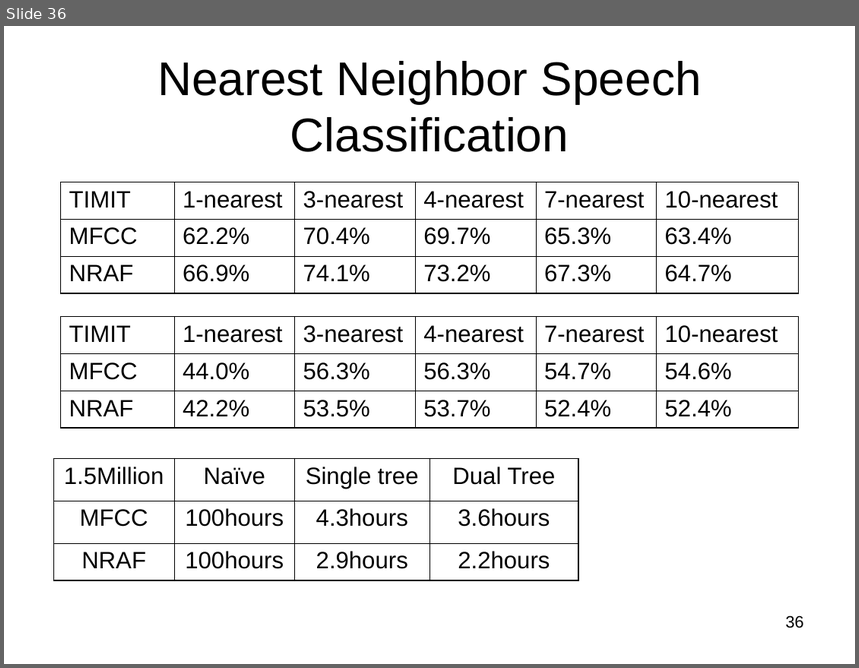
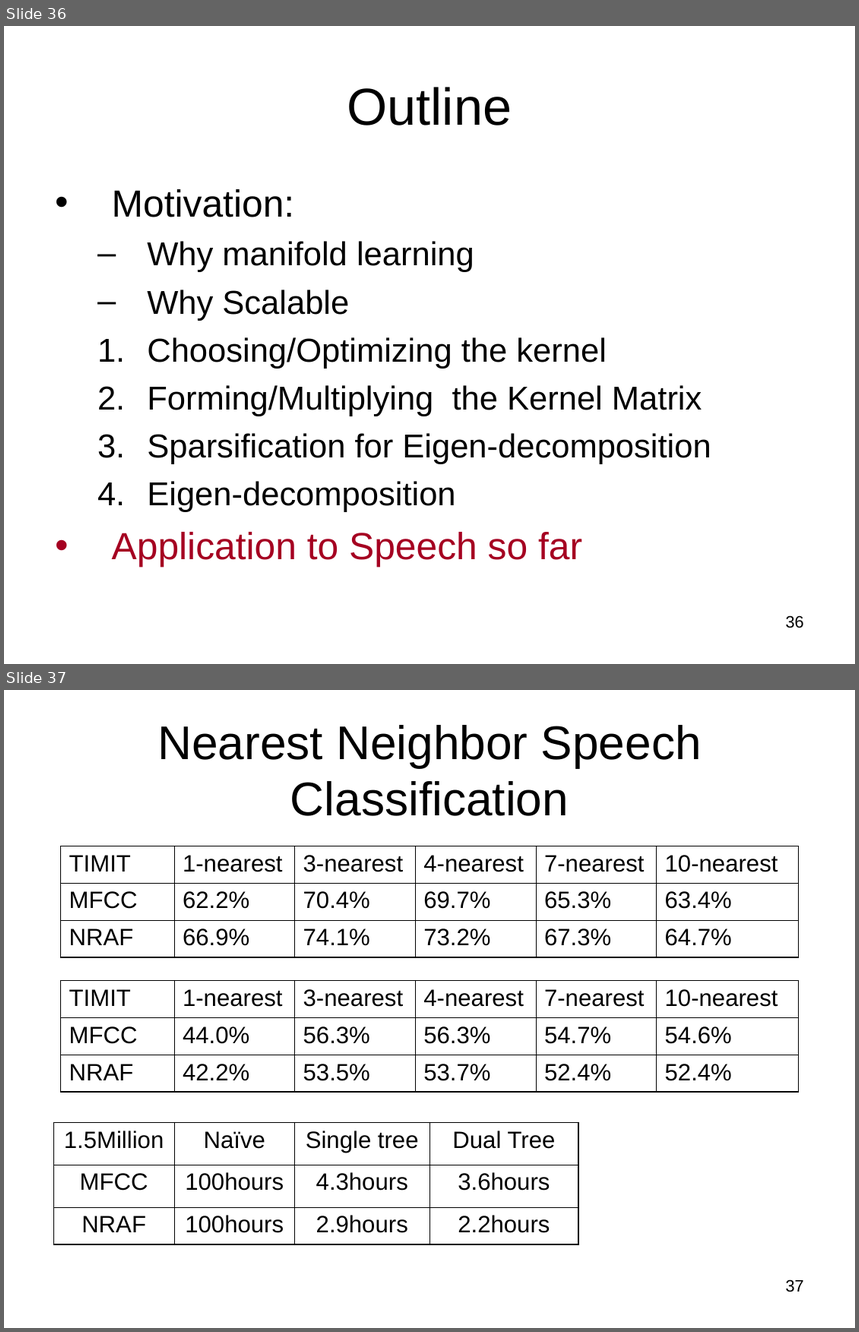
Before and after one commit to subailong/mlpack, a slide deck: fastlib/u/nvasil/docs/proposal/proposal.ppt. Shown one above the other, each under a label of ours: slide 36 before the commit, slides 36 and 37 after it. The pictures are 859x668 and 859x1332 pixels, drawn with LibreOffice and Linux fonts; fonts in the diff are those of the drawing. Boxes give left, top, right and bottom in pixels: in the first picture for what was removed or moved away, otherwise in the second. Text is boxed around its words. In the diff, an @@ line names an element or a change of style, - is before the commit and + after.

```diff
--- a/fastlib/u/nvasil/docs/proposal/proposal.ppt
+++ b/fastlib/u/nvasil/docs/proposal/proposal.ppt
@@ slide 36 added at (4,26,855,664), background #FFFFFF @@
@@ title added at (347,87,512,126), 44 pt, text #000000 @@
+Outline
@@ text added at (112,189,711,568), 28 pt, text #000000 @@
+• Motivation:
+  – Why manifold learning
+  – Why Scalable
+  1. Choosing/Optimizing the kernel
+  2. Forming/Multiplying the Kernel Matrix
+  3. Sparsification for Eigen-decomposition
+  4. Eigen-decomposition
+• Application to Speech so far
@@ page number added at (786,616,804,629), 14 pt, text #000000 @@
+36
@@ what was slide 36 is now slide 37 @@
@@ page number at (786,1280,804,1293): text changed @@
-36
+37
```
Also in this commit, not shown: 4 slides changed.
